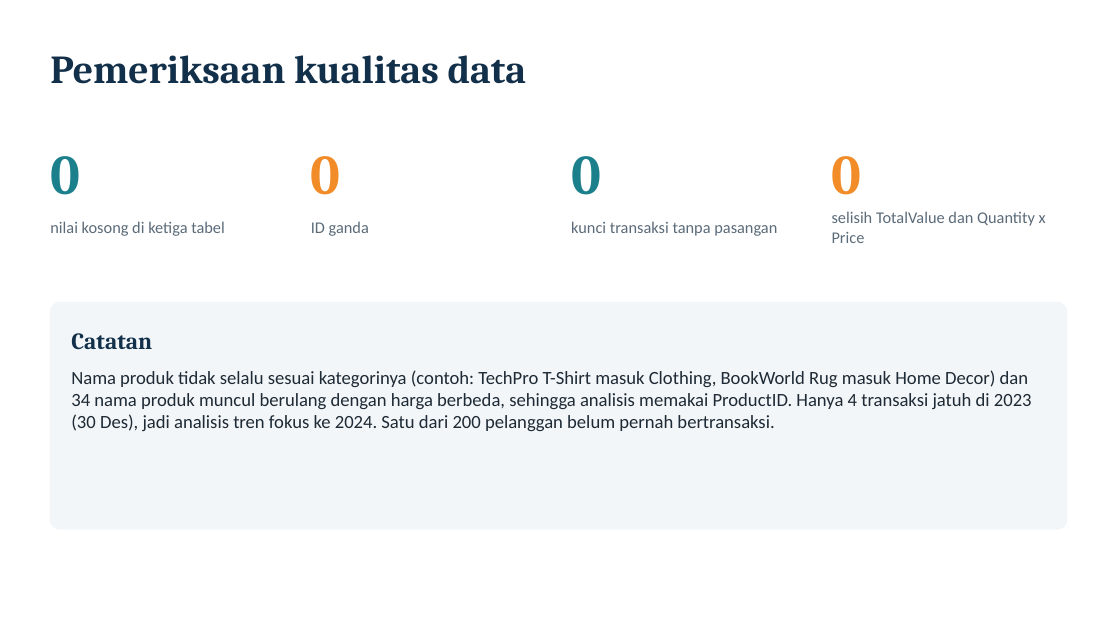
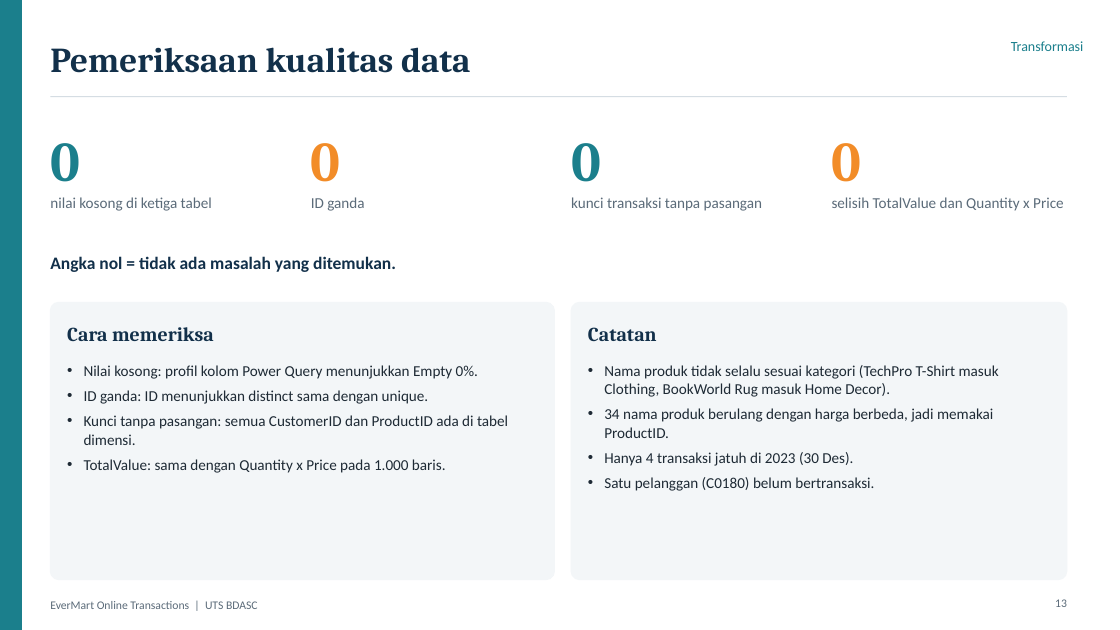
Before and after one commit to farhansech/EXACOUNT, a slide deck: slide 13 of output/EverMart_UTS_BDASC.pptx (slide 12 before the commit). Drawn at 1120x630 pixels with LibreOffice and Linux fonts; fonts in the diff are those of the drawing. Boxes give left, top, right and bottom in pixels: in the first picture for what was removed or moved away, otherwise in the second. Text is boxed around its words. In the diff, an @@ line names an element or a change of style, - is before the commit and + after.

```diff
--- a/output/EverMart_UTS_BDASC.pptx
+++ b/output/EverMart_UTS_BDASC.pptx
@@ rectangle added at [0, 0, 21, 630], fill #1B7F8C, outline #1B7F8C 1 pt @@
@@ text "Pemeriksaan kualitas data": place and size @@
-text "Pemeriksaan kualitas data" at [50, 55, 527, 84]
+text "Pemeriksaan kualitas data" at [50, 47, 470, 73]
@@ text "Pemeriksaan kualitas data" at [50, 47, 470, 73]: size 34 to 30 pt @@
@@ text added at [1011, 41, 1084, 51], 12 pt, text #1B7F8C @@
+Transformasi
@@ line added from (50, 97) to (1067, 97), #D5DDE3 1 pt @@
@@ text "0": place and size @@
-text "0" at [50, 156, 80, 195]
+text "0" at [50, 143, 80, 182]
@@ text "0": place and size @@
-text "0" at [311, 156, 341, 195]
+text "0" at [311, 143, 341, 182]
@@ text "0": place and size @@
-text "0" at [571, 156, 601, 195]
+text "0" at [571, 143, 601, 182]
@@ text "0": place and size @@
-text "0" at [832, 156, 862, 195]
+text "0" at [832, 143, 862, 182]
@@ text "nilai kosong di ketiga tabel": place and size @@
-text "nilai kosong di ketiga tabel" at [50, 221, 225, 236]
+text "nilai kosong di ketiga tabel" at [50, 197, 212, 211]
@@ text "ID ganda": place and size @@
-text "ID ganda" at [311, 221, 369, 236]
+text "ID ganda" at [311, 197, 364, 211]
@@ text "kunci transaksi tanpa pasangan": place and size @@
-text "kunci transaksi tanpa pasangan" at [571, 221, 777, 236]
+text "kunci transaksi tanpa pasangan" at [571, 197, 762, 211]
@@ size 14 to 13 pt; vertical alignment middle to top in 4 elements at [50, 197, 212, 211], [311, 197, 364, 211], [571, 197, 762, 211], [832, 197, 1064, 211] @@
@@ text "selisih TotalValue dan Quantity x ...": place and size @@
-text "selisih TotalValue dan Quantity x ..." at [832, 211, 1046, 243]
+text "selisih TotalValue dan Quantity x ..." at [832, 197, 1064, 211]
@@ text added at [50, 256, 396, 272], 15 pt, text #12304A, bold @@
+Angka nol = tidak ada masalah yang ditemukan.
@@ rounded rectangle: place and size @@
-rounded rectangle at [50, 302, 1067, 529]
+rounded rectangle at [50, 302, 555, 580]
@@ rounded rectangle at [50, 302, 555, 580]: proportions changed @@
@@ text added at [67, 327, 214, 341], 17 pt, text #12304A, bold @@
+Cara memeriksa
@@ rounded rectangle added at [571, 302, 1067, 580], fill #F3F6F8, outline #F3F6F8 1 pt @@
@@ text "Catatan": place and size @@
-text "Catatan" at [71, 333, 152, 350]
+text "Catatan" at [588, 327, 657, 341]
@@ text "Catatan" at [588, 327, 657, 341]: size 20 to 17 pt @@
@@ text added at [84, 365, 508, 473], 13 pt, text #1E2A35 @@
+• Nilai kosong: profil kolom Power Query menunjukkan Empty 0%.
+• ID ganda: ID menunjukkan distinct sama dengan unique.
+• Kunci tanpa pasangan: semua CustomerID dan ProductID ada di tabel dimensi.
+• TotalValue: sama dengan Quantity x Price pada 1.000 baris.
@@ text at [604, 365, 999, 491]: text changed; size 16 to 13 pt @@
-Nama produk tidak selalu sesuai kategorinya (contoh: TechPro T-Shirt masuk Clothing, BookWorld Rug masuk Home Decor) dan 34 nama produk muncul berulang dengan harga berbeda, sehingga analisis memakai ProductID. Hanya 4 transaksi jatuh di 2023 (30 Des), jadi analisis tren fokus ke 2024. Satu dari 200 pelanggan belum pernah bertransaksi.
+• Nama produk tidak selalu sesuai kategori (TechPro T-Shirt masuk Clothing, BookWorld Rug masuk Home Decor).
+• 34 nama produk berulang dengan harga berbeda, jadi memakai ProductID.
+• Hanya 4 transaksi jatuh di 2023 (30 Des).
+• Satu pelanggan (C0180) belum bertransaksi.
@@ page number added at [1055, 599, 1067, 607], 10 pt, text #5B6B79 @@
+13
@@ text added at [50, 601, 258, 609], 10 pt, text #5B6B79 @@
+EverMart Online Transactions | UTS BDASC
```
Also in this commit, not shown: 26 other slides changed, 9 slides added, 8 slides removed, 1 other file.
